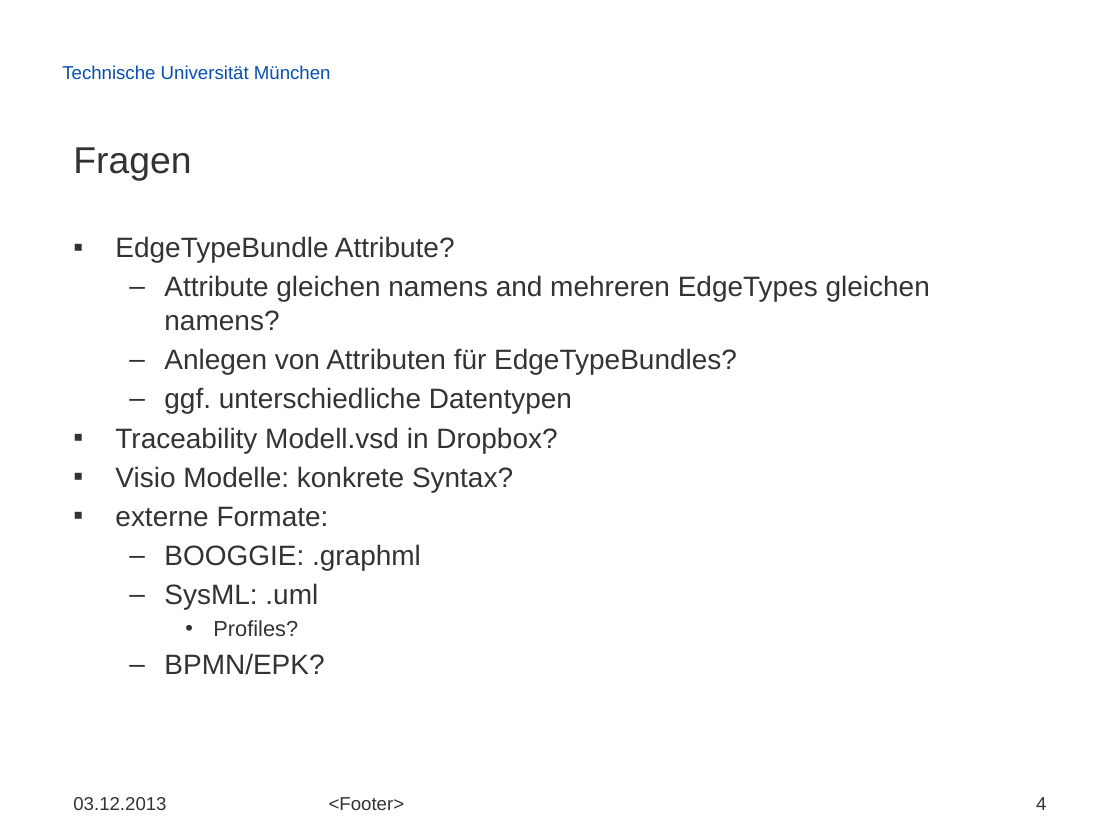
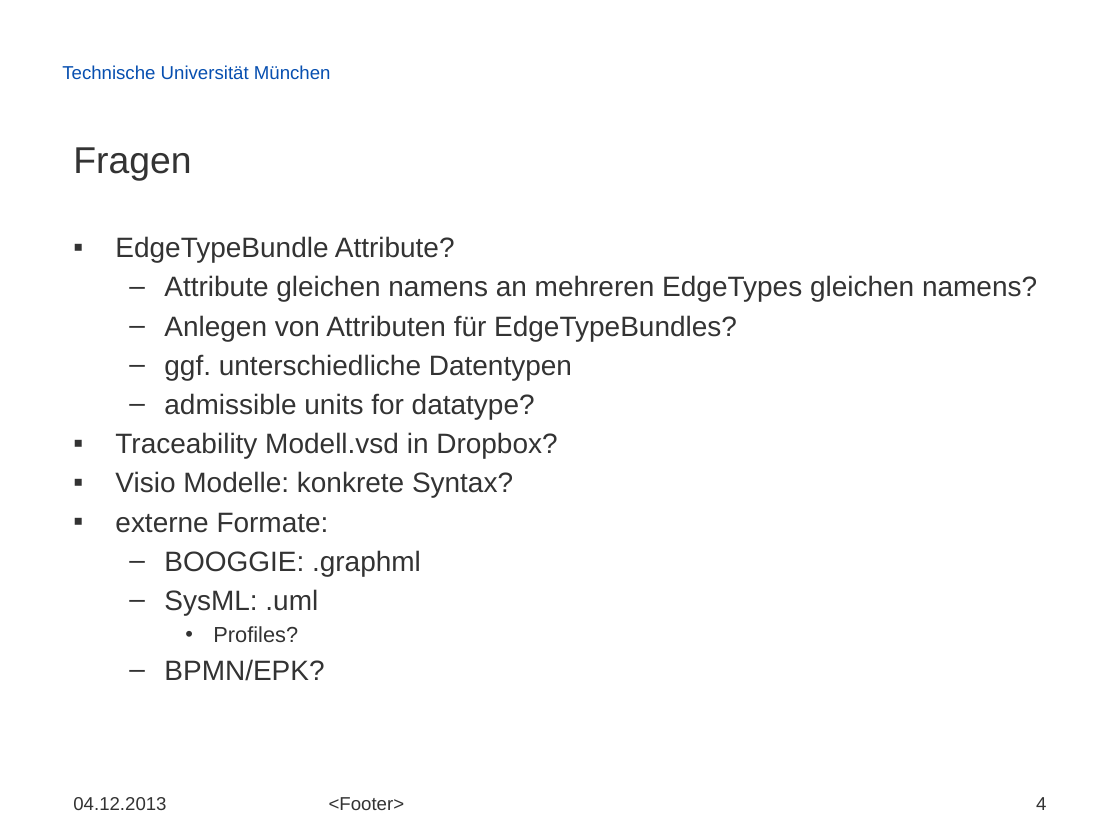
Before and after one commit to radke-tum/idp, a slide deck: slide 4 of pssif/doc/weeklies/weekly_2013-12-04.pptx. Drawn at 1120x840 pixels with LibreOffice and Linux fonts; fonts in the diff are those of the drawing; background and template pictures are left out. Boxes give left, top, right and bottom in pixels: in the first picture for what was removed or moved away, otherwise in the second. Text is boxed around its words. In the diff, an @@ line names an element or a change of style, - is before the commit and + after.

```diff
--- a/pssif/doc/weeklies/weekly_2013-12-04.pptx
+++ b/pssif/doc/weeklies/weekly_2013-12-04.pptx
@@ text at (164, 275, 1037, 301): text changed @@
-  – Attribute gleichen namens and mehreren EdgeTypes gleichen namens?
+  – Attribute gleichen namens an mehreren EdgeTypes gleichen namens?
@@ text at (164, 393, 535, 419): paragraph added @@
+  – admissible units for datatype?
@@ text at (73, 797, 166, 810): text changed @@
-03.12.2013
+04.12.2013
```
Also in this commit, not shown: 3 other slides changed.
